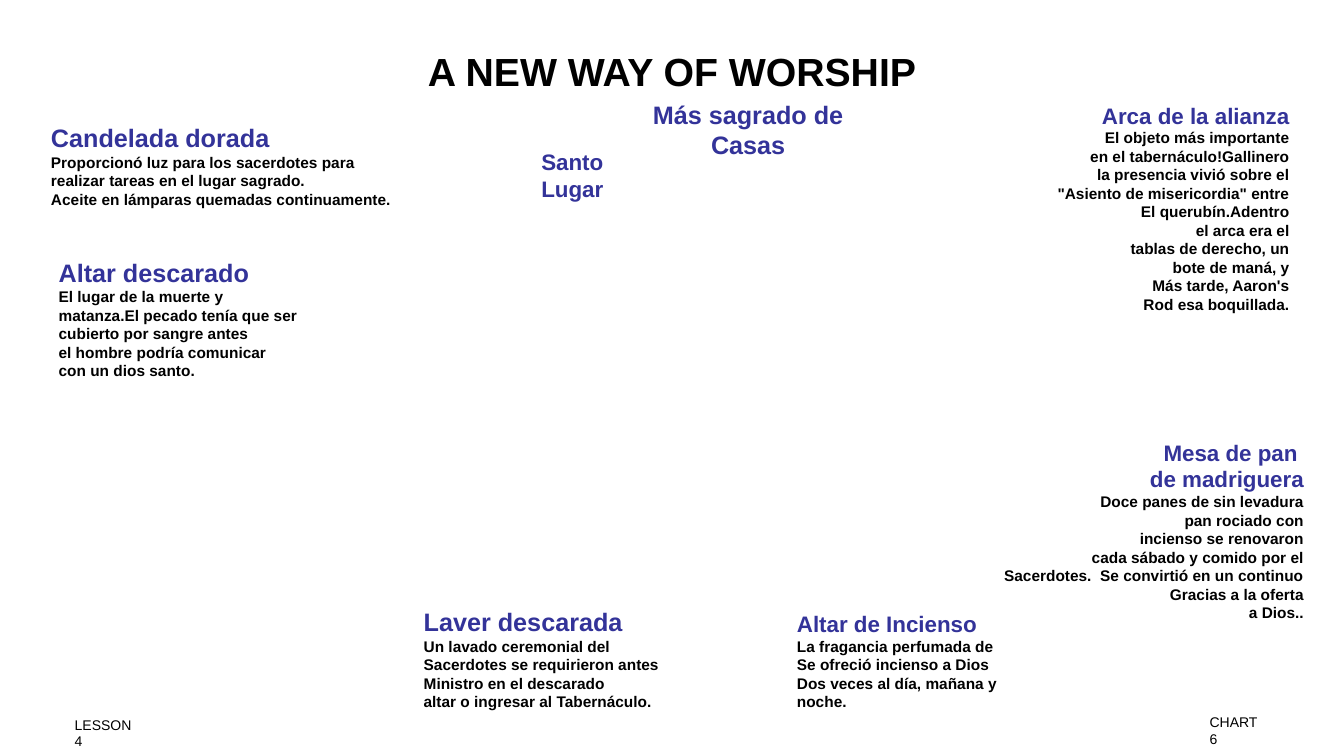
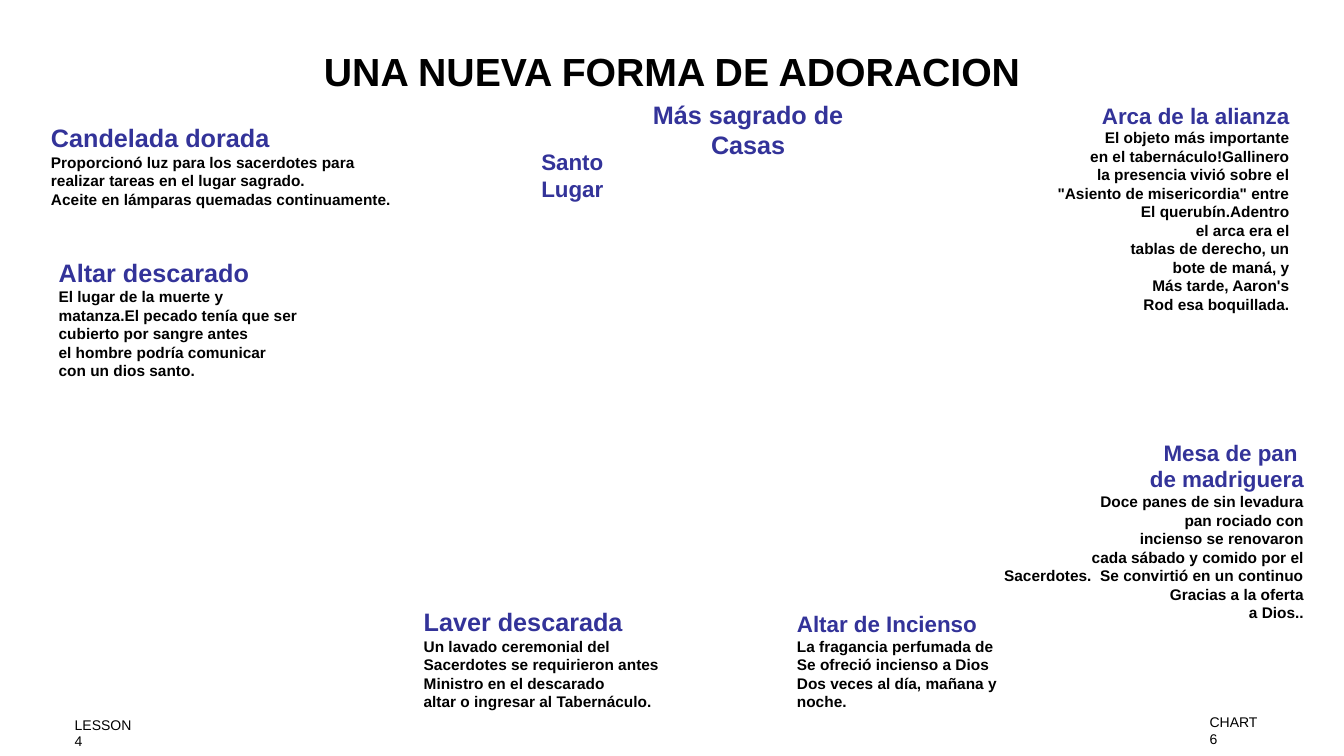
Before and after one commit to praxeastech/sanpedrosula, a slide deck: slide 14 of assets/docs/EltabernáculodeMoisés.odp. Drawn at 1344x756 pixels with LibreOffice and Linux fonts; fonts in the diff are those of the drawing; background and template pictures are left out. Boxes give left, top, right and bottom in pixels: in the first picture for what was removed or moved away, otherwise in the second. Text is boxed around its words. In the diff, an @@ line names an element or a change of style, - is before the commit and + after.

```diff
--- a/assets/docs/EltabernáculodeMoisés.odp
+++ b/assets/docs/EltabernáculodeMoisés.odp
@@ text at <box>324,58,1021,87</box>: text changed @@
-A NEW WAY OF WORSHIP
+UNA NUEVA FORMA DE ADORACION
```
Also in this commit, not shown: 2 other slides changed, 6 slides added, 1 other file.
